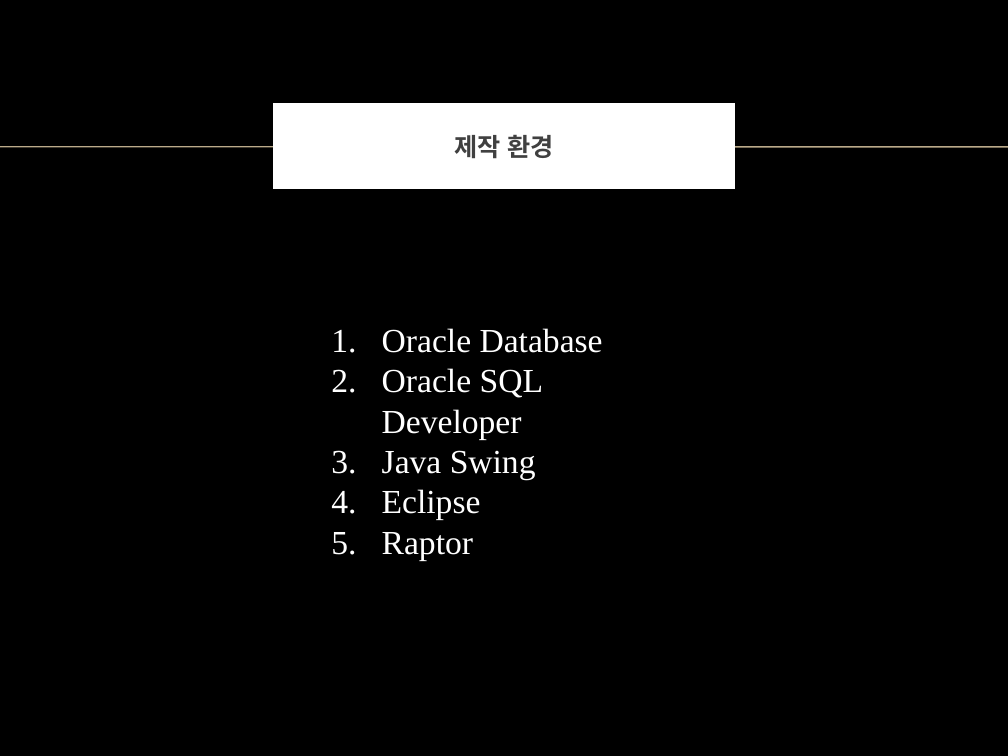
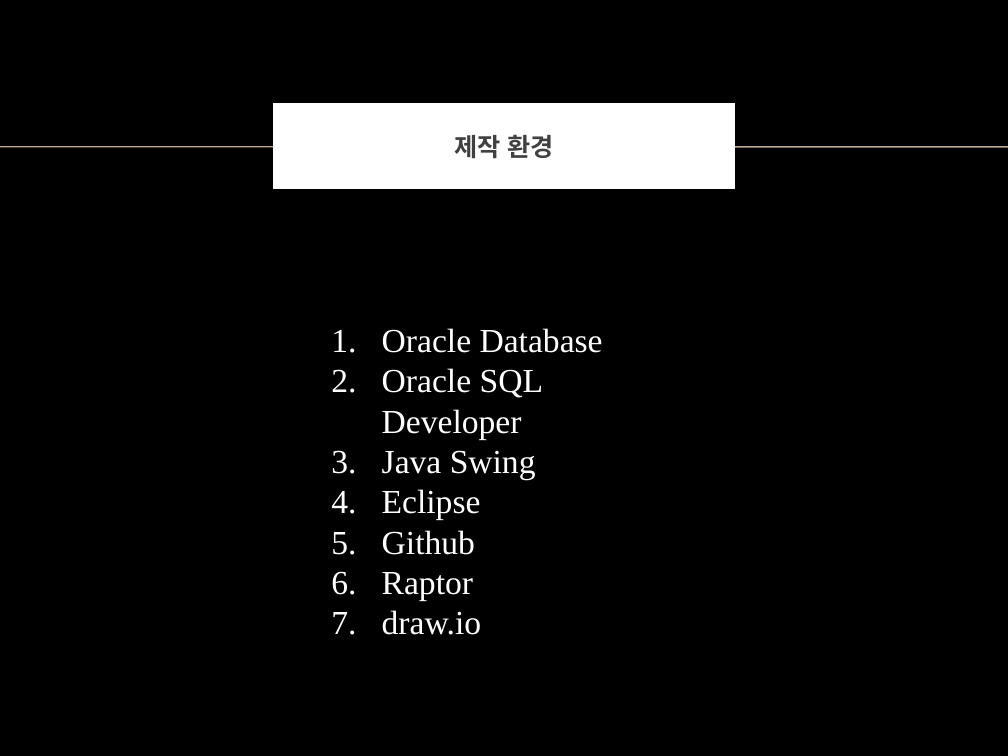
Before and after one commit to Chocobe/JAVA_Lecture, a slide deck: slide 21 of Java_tutorial/src/project_07_MonsterHunter_Weapon_DB/Monster_Hunter_ppt/몬스터헌터_무기DB.pptx (slide 20 before the commit). Drawn at 1008x756 pixels with LibreOffice and Linux fonts; fonts in the diff are those of the drawing; background and template pictures are left out. Boxes give left, top, right and bottom in pixels: in the first picture for what was removed or moved away, otherwise in the second. Text is boxed around its words. In the diff, an @@ line names an element or a change of style, - is before the commit and + after.

```diff
--- a/Java_tutorial/src/project_07_MonsterHunter_Weapon_DB/Monster_Hunter_ppt/몬스터헌터_무기DB.pptx
+++ b/Java_tutorial/src/project_07_MonsterHunter_Weapon_DB/Monster_Hunter_ppt/몬스터헌터_무기DB.pptx
@@ text at (382,530,475,555): paragraph added @@
+5. Github
@@ text at (382,610,481,635): paragraph added @@
+7. draw.io
```
Also in this commit, not shown: 1 slide added, 2 other files.
